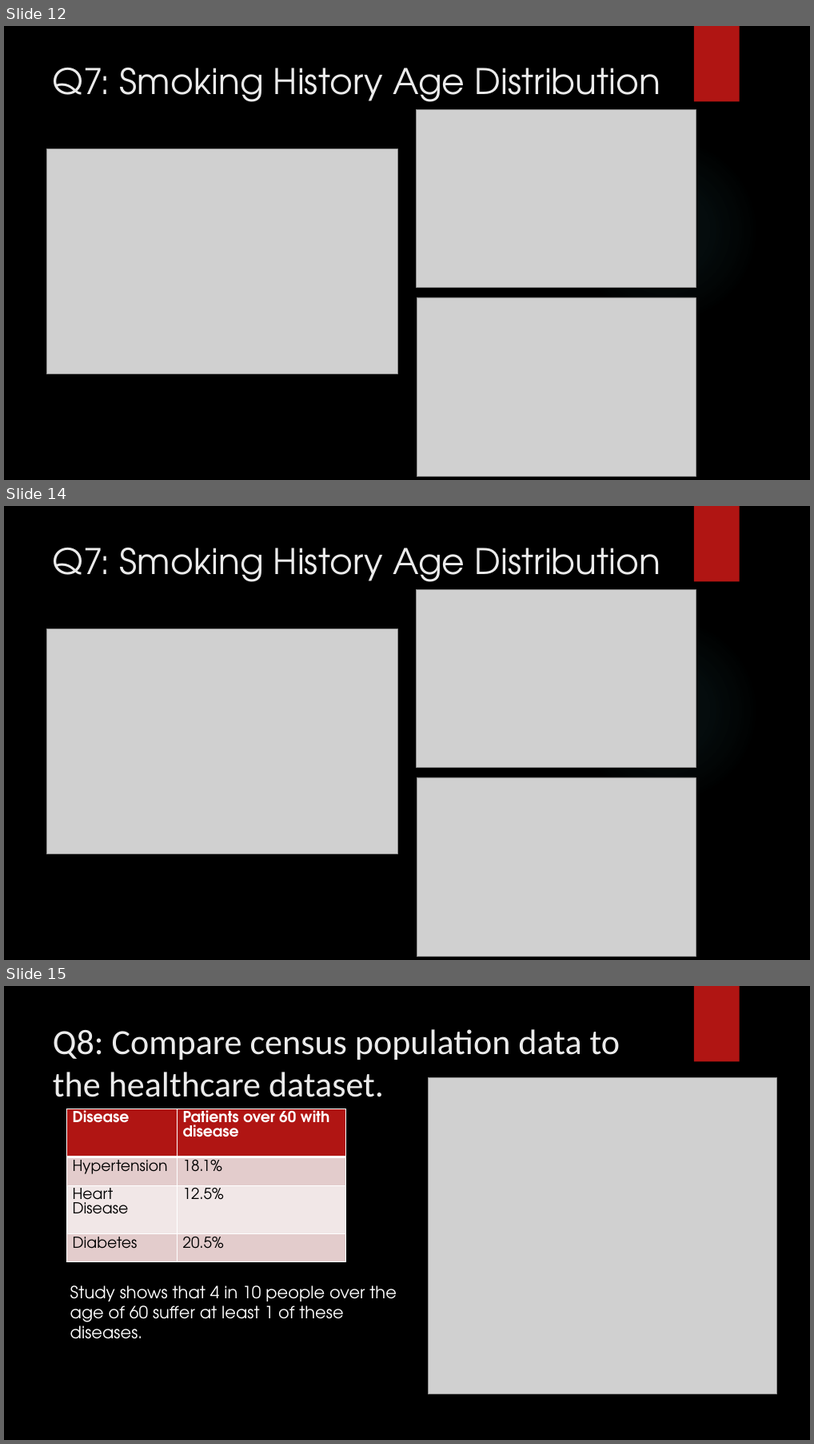
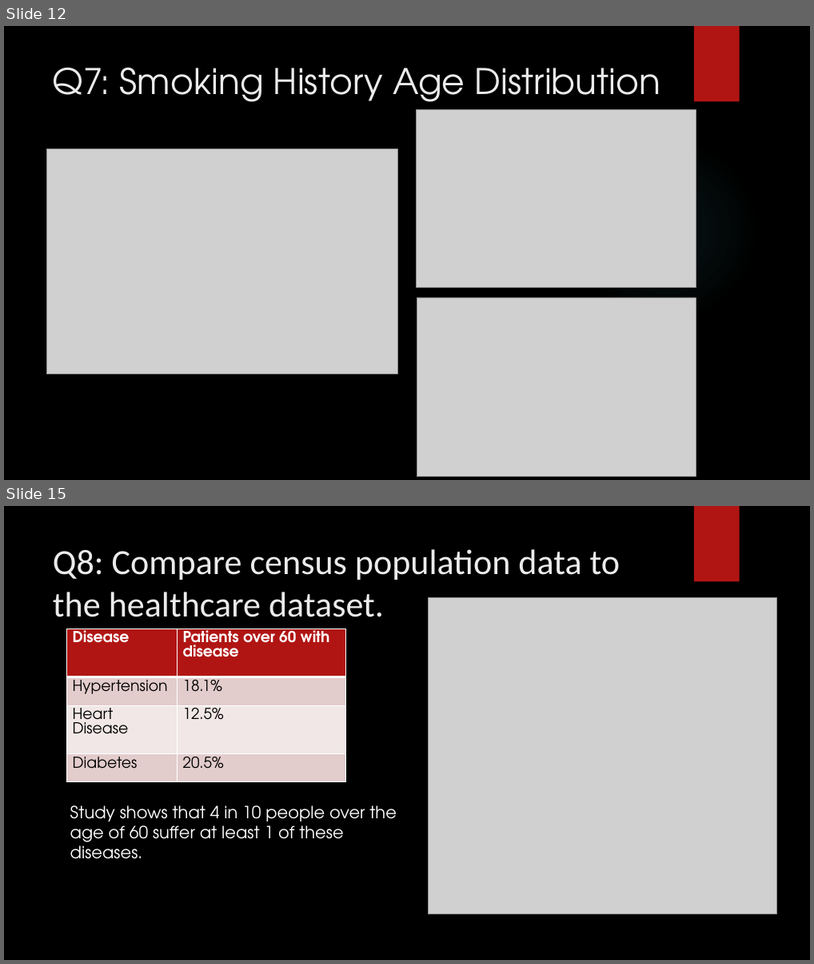
Before and after one commit to ktennant5378/Group-Project-1, a slide deck: Disease_Predictor.pptx. Shown one above the other, each under a label of ours: slides 12, 14 and 15 before the commit, slides 12 and 15 after it; the slides between them are not shown. The pictures are 814x1444 and 814x964 pixels, drawn with LibreOffice and Linux fonts; fonts in the diff are those of the drawing; grey boxes stand for pictures; background and template pictures are left out. Boxes give left, top, right and bottom in pixels: in the first picture for what was removed or moved away, otherwise in the second. Text is boxed around its words. In the diff, an @@ line names an element or a change of style, - is before the commit and + after.

```diff
--- a/Disease_Predictor.pptx
+++ b/Disease_Predictor.pptx
@@ slide 14 removed at (4,506,810,960), background picture (left out); not listed: 2 template elements that a slide beside it also shows @@
@@ title removed at (53,548,662,591) @@
-Q7: Smoking History Age Distribution
@@ picture removed at (417,589,696,767) @@
@@ picture removed at (46,629,398,854) @@
@@ picture removed at (417,777,697,956) @@
```
Also in this commit, not shown: 2 slides changed, 1 slide added.
